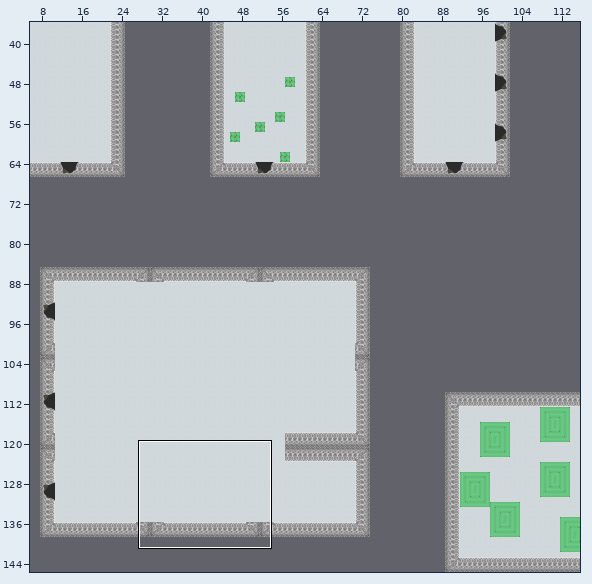
One commit to this Tiled map (JSON): assets/maps/map_donjon2.json. The first picture is a wide view before the edit; the outline marks the close-up.
Close-up. Earlier state:
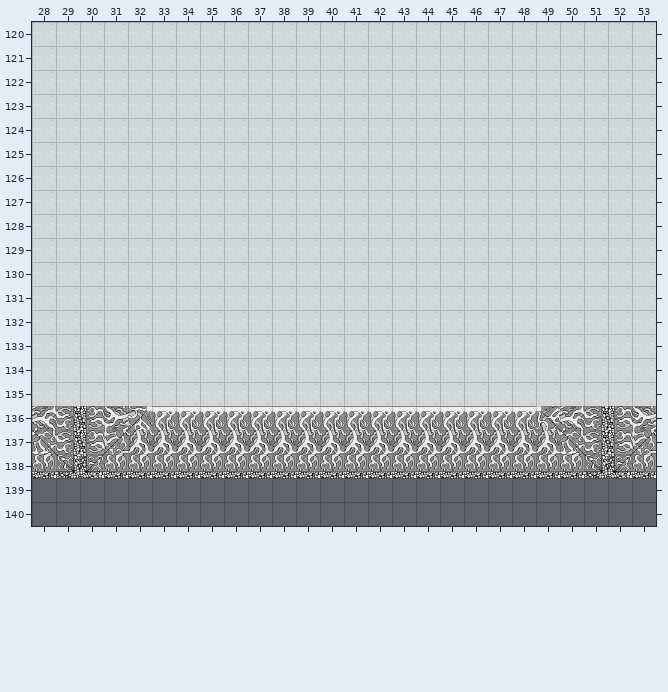
Cells are 64x64 px. Shown: x 28..53, y 120..140. The commit also changed other parts of the map, which this record leaves out.
Once edited:
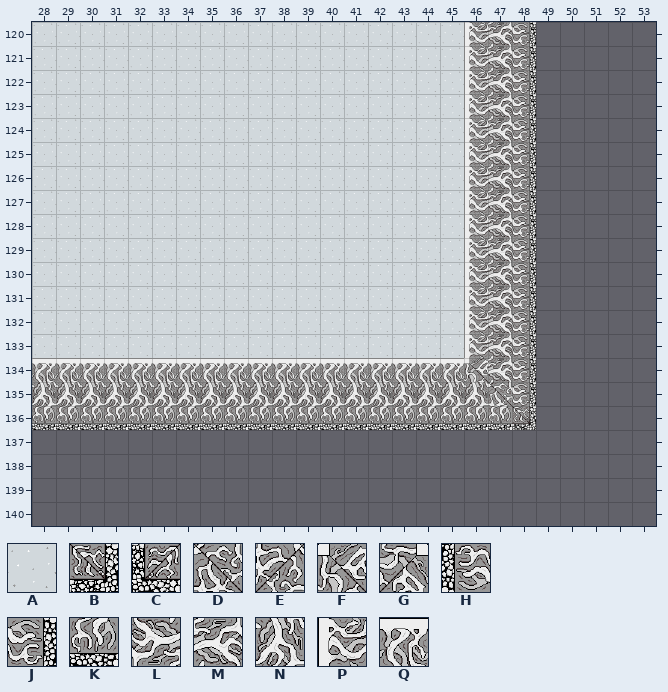
Key: from "tileset": A 217, B 228 turned 180, C 228 turned 270, D 229 turned 180, E 229 turned 270, F 230 turned 180, G 230 turned 270, H 240, J 240 turned 180, K 240 turned 270, L 241, M 241 turned 180, N 241 turned 270, P 242 turned 180, Q 242 turned 270.
_ is an empty cell.
Difference:
Layer "sol_donj2":
Tile A is removed in rows 120 to 133 at x 49 to 53; in rows 134 to 135 at x 28 to 53.
Layer "murs_donj2":
Tile B replaces tile Q in row 136 at x 48.
Tile D is added in row 135 at x 47.
Tile F is added in row 134 at x 46.
Tile J is added in rows 120 to 135 at x 48.
Tile K replaces tile G in row 136 at x 32.
Tile K replaces tile H in row 136 at x 30.
Tile K replaces tile J in row 136 at x 29.
Tile K replaces tile L in row 136 at x 31.
Tile K replaces tile M in row 136 at x 28.
Tile K replaces tile Q in row 136 at x 33 to 47.
Tile M is added in rows 120 to 134 at x 47.
Tile N is added in row 135 at x 28 to 46.
Tile P is added in rows 120 to 133 at x 46.
Tile Q is added in row 134 at x 28 to 45.
Tile B is removed in row 138 at x 29 and 51.
Tile C is removed in row 138 at x 30 and 52.
Tile D is removed in row 137 at x 28 and 50.
Tile E is removed in row 137 at x 31 and 53.
Tile F is removed in row 136 at x 49.
Tile H is removed in row 136 at x 52; in row 137 at x 30 and 52.
Tile J is removed in row 136 at x 51; in row 137 at x 29 and 51.
Tile K is removed in row 138 at x 28, 31 to 50 and 53.
Tile L is removed in row 136 at x 53.
Tile M is removed in row 136 at x 50.
Tile N is removed in row 137 at x 32 to 49.
Pixel boxes of the changes (left, top, right, bottom) in both close-ups:
changed: (32, 22, 656, 478)
